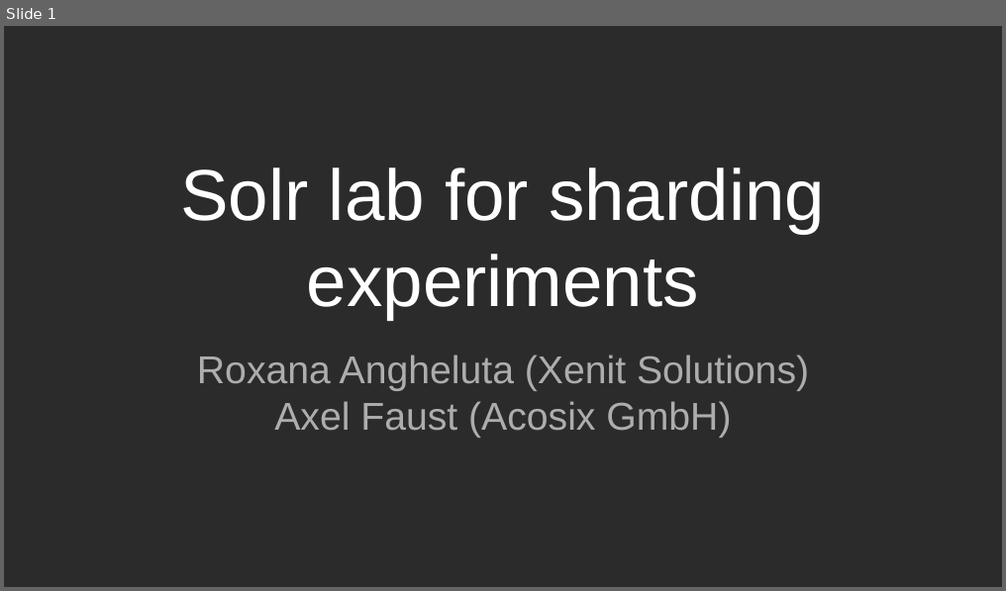
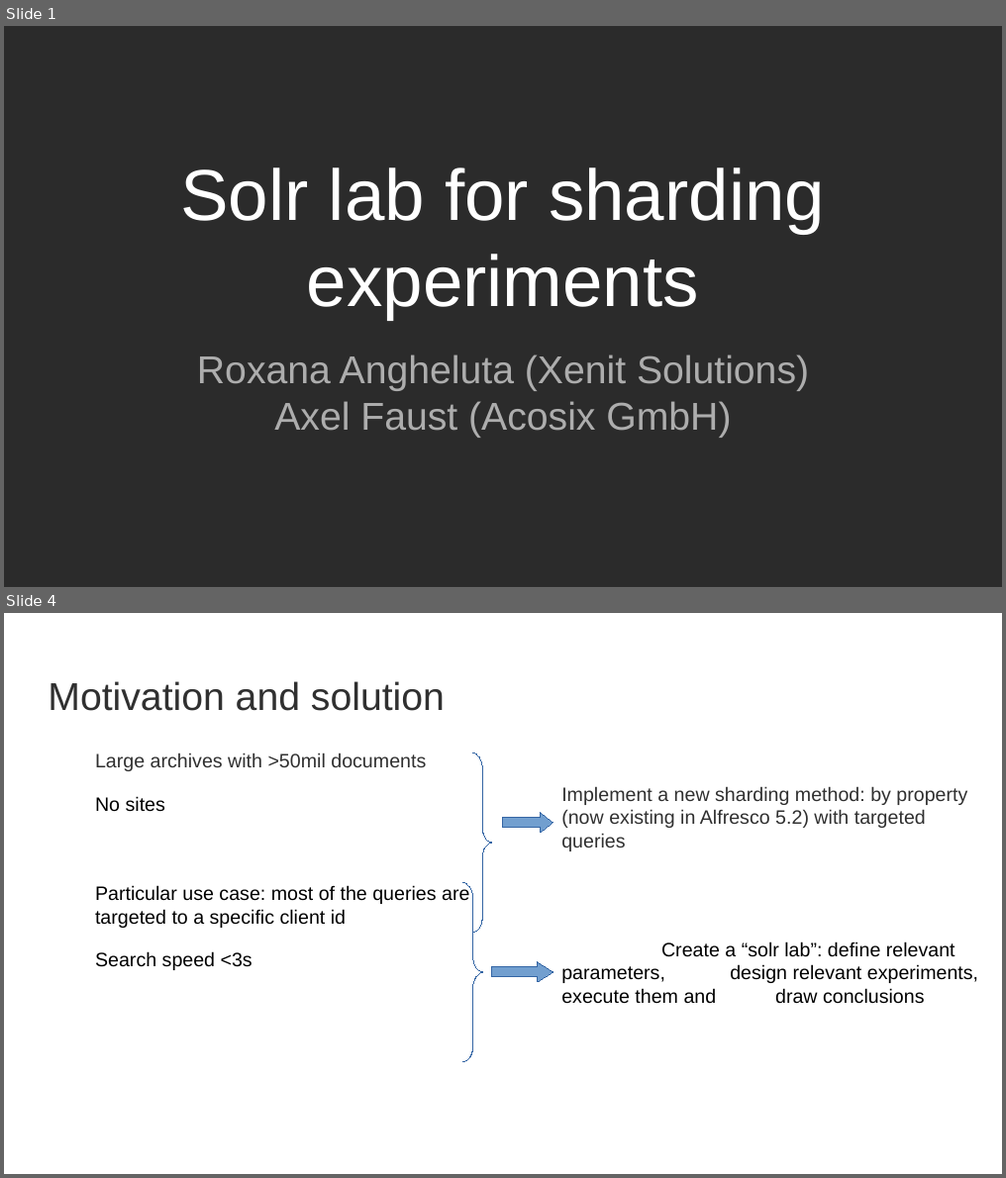
Before and after one commit to OrderOfTheBee/beecon, a slide deck: 2017/assets/files/L21/BeeCon2017.odp. Shown one above the other, each under a label of ours: slide 1 before the commit, slides 1 and 4 after it; the slides between them are not shown. The pictures are 1006x591 and 1006x1178 pixels, drawn with LibreOffice and Linux fonts; fonts in the diff are those of the drawing; background and template pictures are left out; a plain dark background stands for a picture behind light text. Boxes give left, top, right and bottom in pixels: in the first picture for what was removed or moved away, otherwise in the second. Text is boxed around its words. In the diff, an @@ line names an element or a change of style, - is before the commit and + after.

```diff
--- a/2017/assets/files/L21/BeeCon2017.odp
+++ b/2017/assets/files/L21/BeeCon2017.odp
@@ slide 4 added at [4, 613, 1002, 1174], background picture (left out) @@
@@ title added at [48, 681, 445, 711], 28 pt, text #303030 @@
+Motivation and solution
@@ text added at [95, 753, 469, 970], 14 pt, text #000000 @@
+● Large archives with >50mil documents
+● No sites
+● Particular use case: most of the queries are targeted to a specific client id
+● Search speed <3s
@@ freeform shape added at [473, 753, 492, 933], outline #3465A4 0 pt @@
@@ text added at [561, 786, 978, 1004], 14 pt, text #000000 @@
+Implement a new sharding method: by property (now existing in Alfresco 5.2) with targeted queries
+Create a “solr lab”: define relevant parameters, design relevant experiments, execute them and draw conclusions
@@ right arrow added at [503, 813, 552, 833], fill #729FCF, outline #3465A4 0 pt @@
@@ freeform shape added at [463, 882, 483, 1062], outline #3465A4 0 pt @@
@@ right arrow added at [492, 962, 552, 982], fill #729FCF, outline #3465A4 0 pt @@
```
Also in this commit, not shown: 8 slides changed, 1 other slide added, 2 slides removed, 15 other files.
